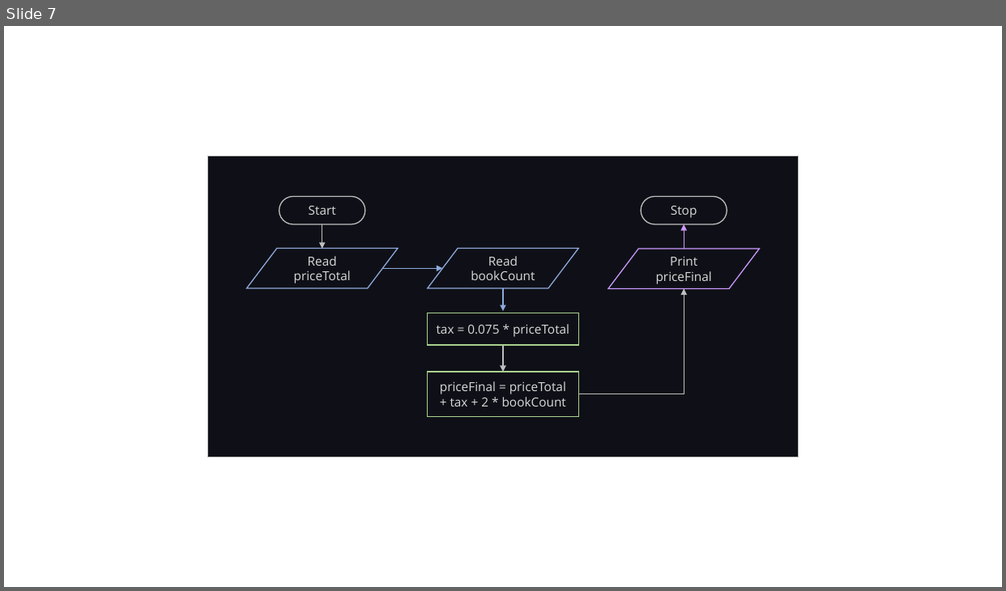
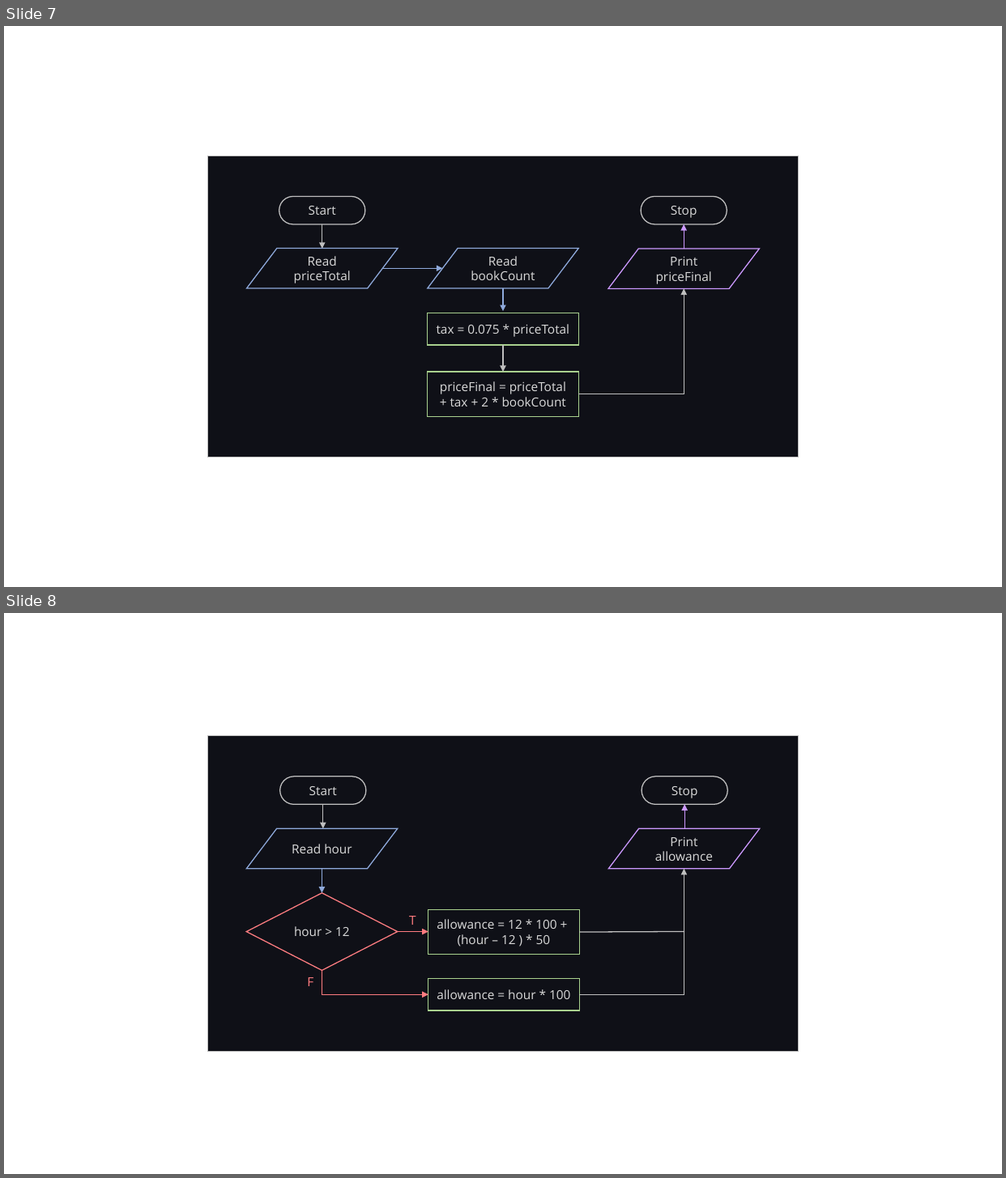
Before and after one commit to LimJY03/JavaMatriculation, a slide deck: Past Year Theory Questions/Resources/resources.pptx. Shown one above the other, each under a label of ours: slide 7 before the commit, slides 7 and 8 after it. The pictures are 1006x591 and 1006x1178 pixels, drawn with LibreOffice and Linux fonts; fonts in the diff are those of the drawing. Boxes give left, top, right and bottom in pixels: in the first picture for what was removed or moved away, otherwise in the second. Text is boxed around its words. In the diff, an @@ line names an element or a change of style, - is before the commit and + after.

```diff
--- a/Past Year Theory Questions/Resources/resources.pptx
+++ b/Past Year Theory Questions/Resources/resources.pptx
@@ slide 8 added at (4,613,1002,1174), background #FFFFFF @@
@@ group added at (207,736,799,1052): 4 arrows, 3 rectangles, 2 pill shapes, 2 flow chart input outputs, 2 elbow arrows, 2 texts, 1 diamond, 1 line @@
+Start
+Stop
+Read hour
+hour > 12
+allowance = 12 * 100 +
+(hour – 12 ) * 50
+allowance = hour * 100
+F
+Print allowance
+T
```
Also in this commit, not shown: 1 other file.
